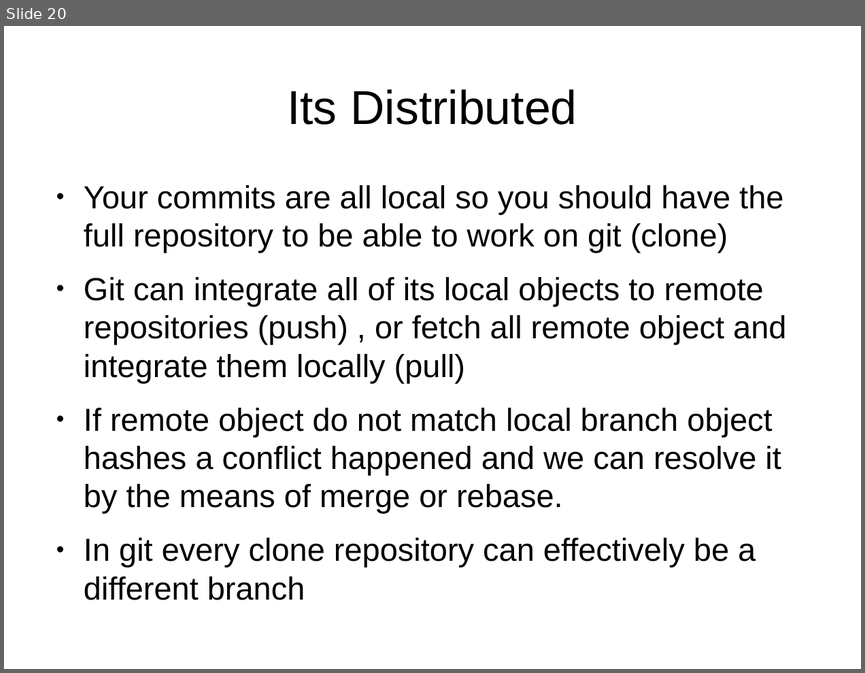
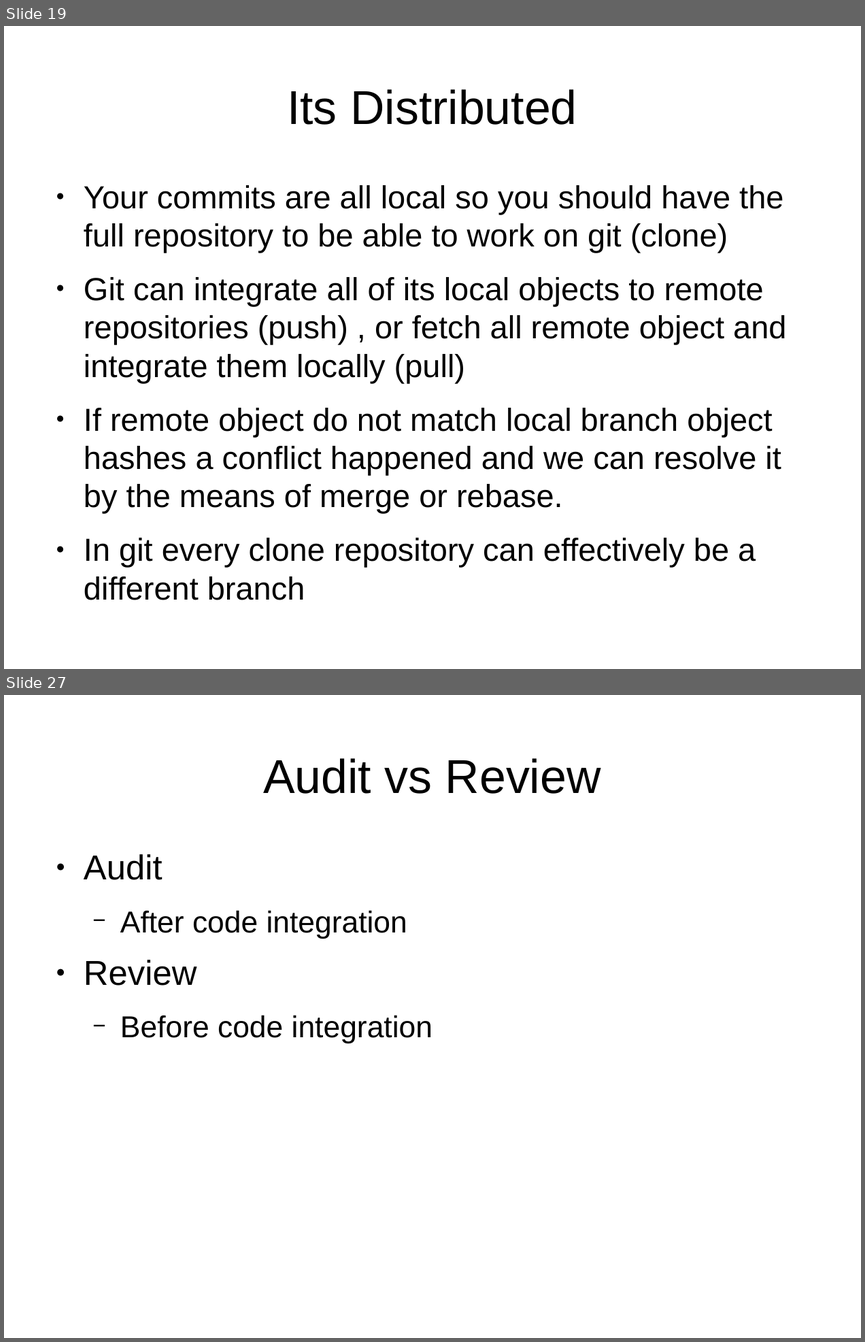
Before and after one commit to aminhjz-old/learngitthehardway, a slide deck: learngitthehardway.odp. Shown one above the other, each under a label of ours: slide 20 before the commit, slides 19 and 27 after it; the slides between them are not shown. The pictures are 865x673 and 865x1342 pixels, drawn with LibreOffice and Linux fonts; fonts in the diff are those of the drawing. Boxes give left, top, right and bottom in pixels: in the first picture for what was removed or moved away, otherwise in the second. Text is boxed around its words. In the diff, an @@ line names an element or a change of style, - is before the commit and + after.

```diff
--- a/learngitthehardway.odp
+++ b/learngitthehardway.odp
@@ slide 27 added at (x1=4, y1=695, x2=861, y2=1338), background #FFFFFF @@
@@ title added at (x1=263, y1=758, x2=601, y2=794), 44 pt, text #000000 @@
+Audit vs Review
@@ text added at (x1=84, y1=854, x2=432, y2=1044), 28 pt, text #000000 @@
+● Audit
+  − After code integration
+● Review
+  − Before code integration
@@ what was slide 20 is now slide 19 @@
```
Also in this commit, not shown: 6 slides changed, 6 other slides added, 2 slides removed, 4 other files.
